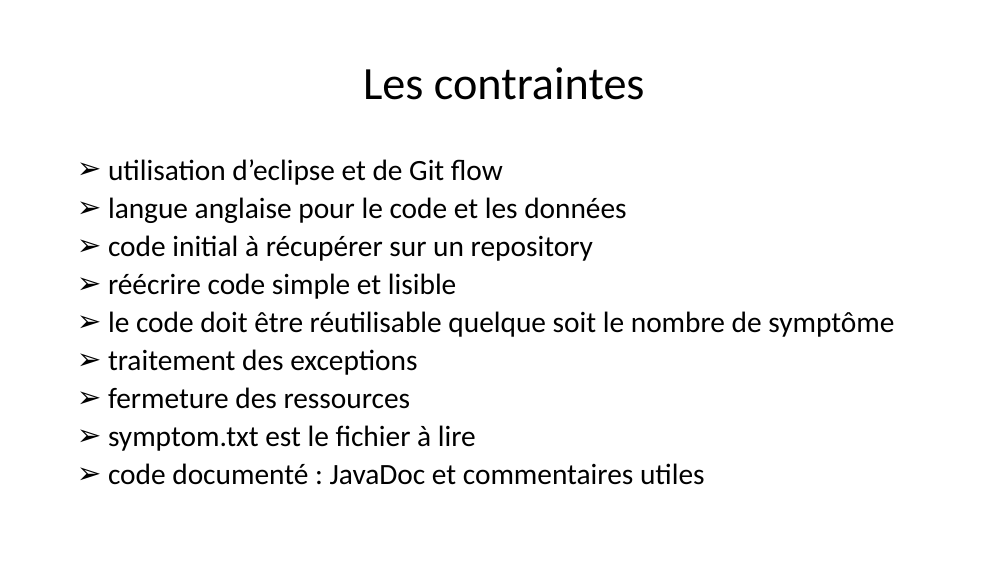
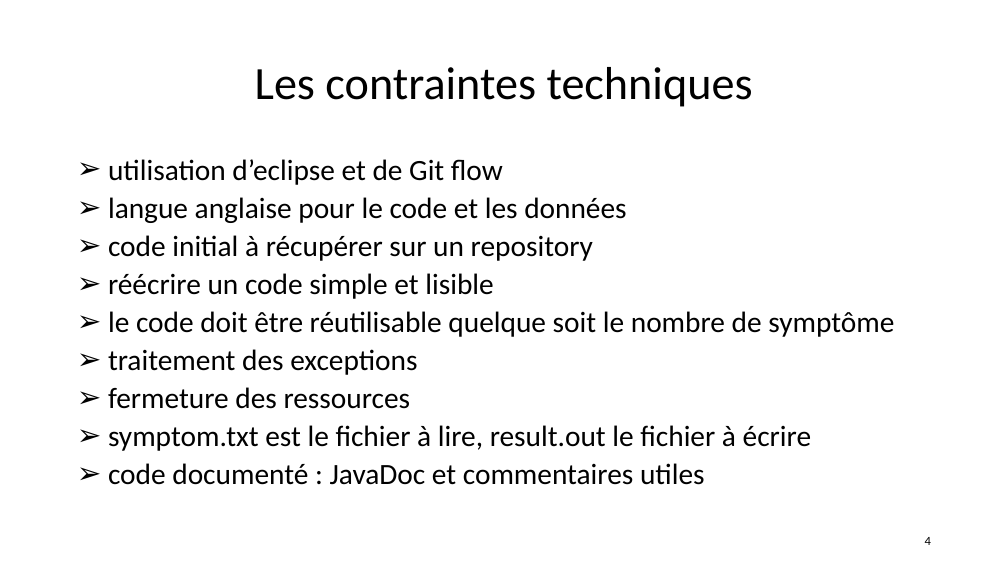
Before and after one commit to emmo78/Project_DA_Java_EN_Come_to_the_Rescue_of_a_Java_Application, a slide deck: slide 4 of PresentationOlivierMOREL.pptx (slide 3 before the commit). Drawn at 1008x567 pixels with LibreOffice and Linux fonts; fonts in the diff are those of the drawing. Boxes give left, top, right and bottom in pixels: in the first picture for what was removed or moved away, otherwise in the second. Text is boxed around its words. In the diff, an @@ line names an element or a change of style, - is before the commit and + after.

```diff
--- a/PresentationOlivierMOREL.pptx
+++ b/PresentationOlivierMOREL.pptx
@@ title at <box>255,67,753,107</box>: text changed @@
-Les contraintes
+Les contraintes techniques
@@ text at <box>108,273,493,299</box>: text changed @@
-➢ réécrire code simple et lisible
+➢ réécrire un code simple et lisible
@@ text at <box>108,425,811,451</box>: text changed @@
-➢ symptom.txt est le fichier à lire
+➢ symptom.txt est le fichier à lire, result.out le fichier à écrire
@@ page number added at <box>925,537,931,545</box>, 12 pt, text #000000 @@
+4
```
Also in this commit, not shown: 12 other slides changed, 1 slide added, 57 other files.
